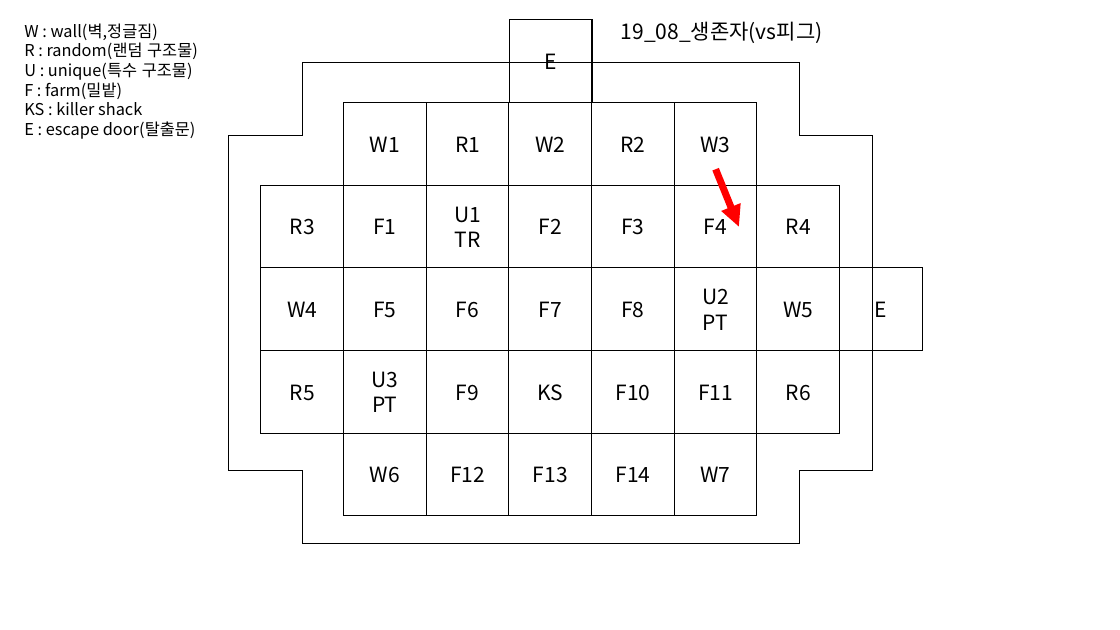
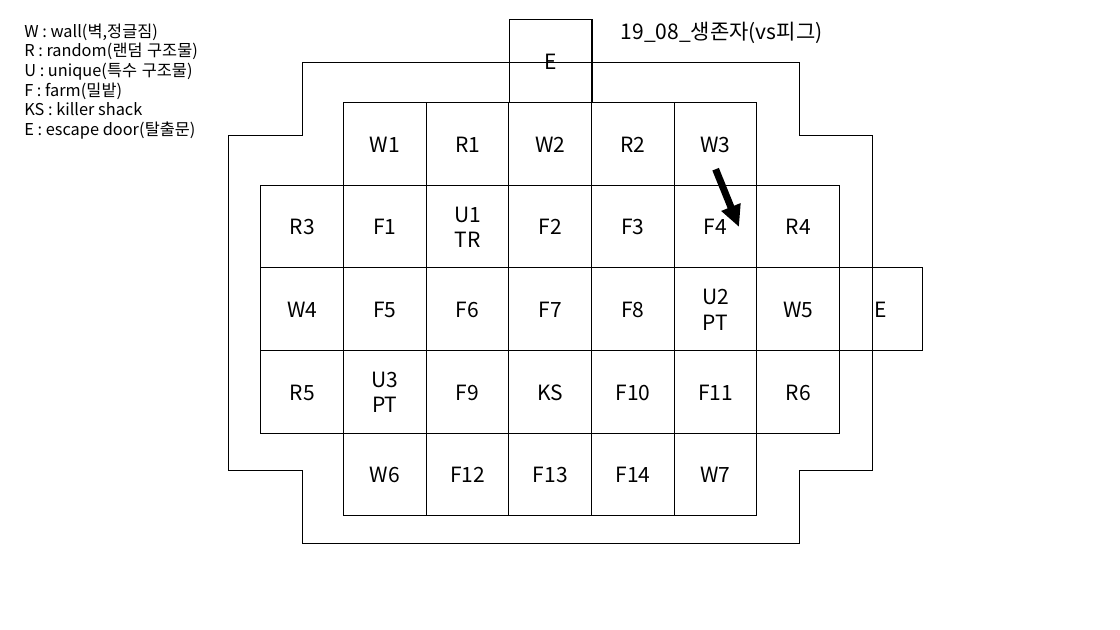
Before and after one commit to Bumizi/Thesis, a slide deck: slide 8 of DBD 분석/맵 분석/3. 콜드윈드 농장(★)/3. 썩은 들판(★)/19_08_생존자(vs피그).pptx. Drawn at 1120x630 pixels with LibreOffice and Linux fonts; fonts in the diff are those of the drawing. Boxes give left, top, right and bottom in pixels: in the first picture for what was removed or moved away, otherwise in the second. Text is boxed around its words. In the diff, an @@ line names an element or a change of style, - is before the commit and + after.

```diff
--- a/DBD 분석/맵 분석/3. 콜드윈드 농장(★)/3. 썩은 들판(★)/19_08_생존자(vs피그).pptx
+++ b/DBD 분석/맵 분석/3. 콜드윈드 농장(★)/3. 썩은 들판(★)/19_08_생존자(vs피그).pptx
@@ arrow (716, 169) - (739, 227): stroke #FF0000 6 pt to #000000 6 pt @@
```
Also in this commit, not shown: 1 other slide changed, 3 other files.
